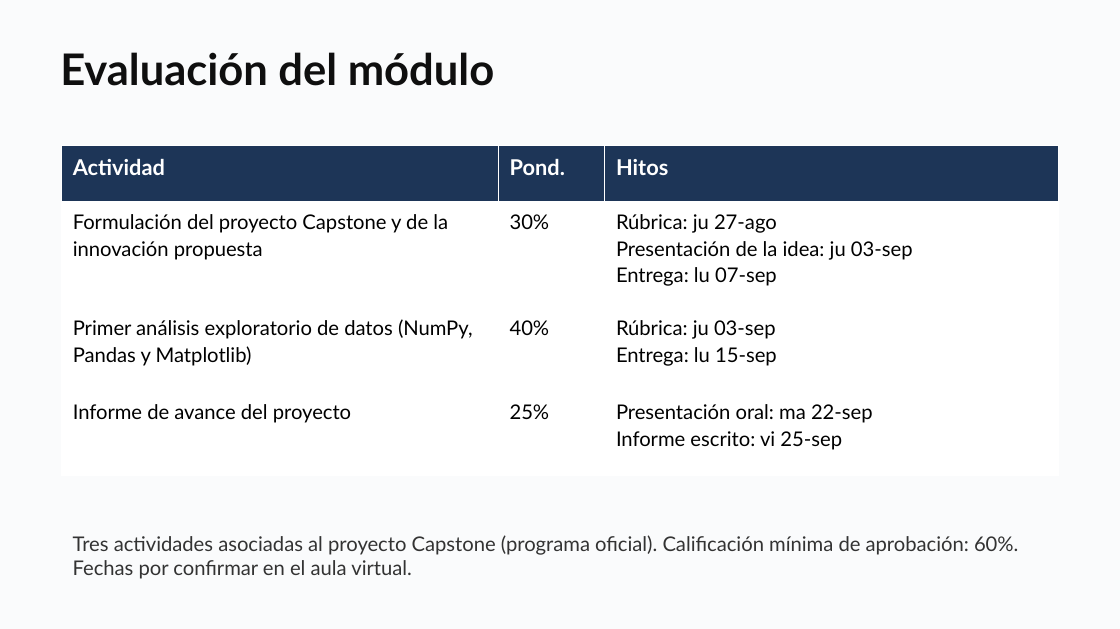
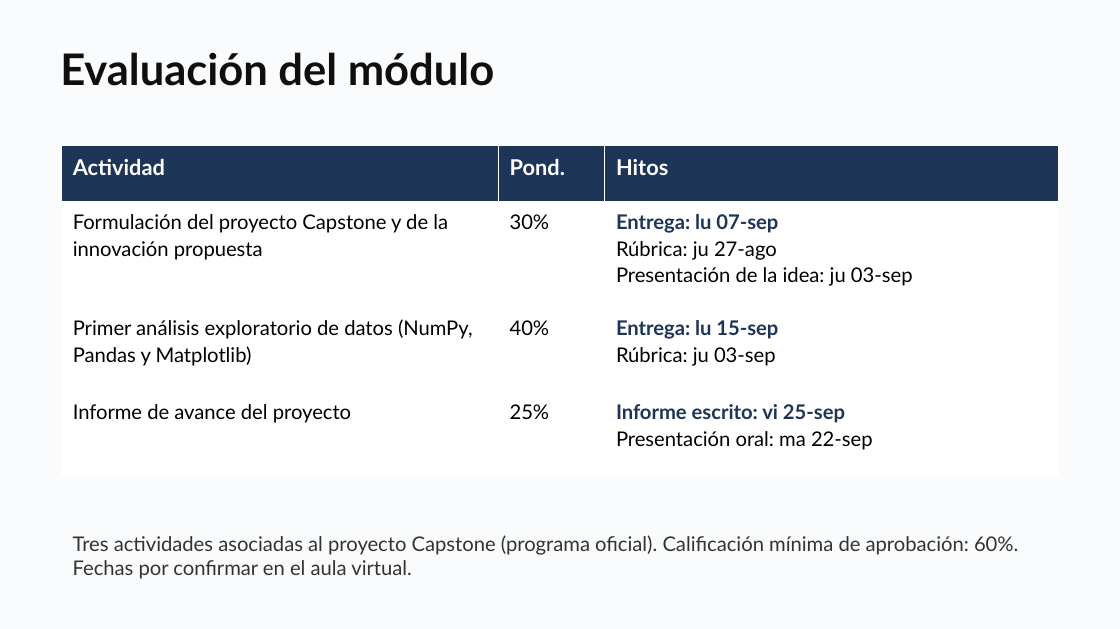
Before and after one commit to daniopitz/diplomado-cdd, a slide deck: slide 10 of presentaciones/clase01_fundamentos_ecosistema.pptx. Drawn at 1120x629 pixels with LibreOffice and Linux fonts; fonts in the diff are those of the drawing. Boxes give left, top, right and bottom in pixels: in the first picture for what was removed or moved away, otherwise in the second. Text is boxed around its words. In the diff, an @@ line names an element or a change of style, - is before the commit and + after.

```diff
--- a/presentaciones/clase01_fundamentos_ecosistema.pptx
+++ b/presentaciones/clase01_fundamentos_ecosistema.pptx
@@ table at <box>62,146,1058,476</box> @@
-row 2, column 3: Rúbrica: ju 27-ago / Presentación de la idea: ju 03-sep / Entrega: lu 07-sep
+row 2, column 3: Entrega: lu 07-sep / Rúbrica: ju 27-ago / Presentación de la idea: ju 03-sep
-row 3, column 3: Rúbrica: ju 03-sep / Entrega: lu 15-sep
+row 3, column 3: Entrega: lu 15-sep / Rúbrica: ju 03-sep
-row 4, column 3: Presentación oral: ma 22-sep / Informe escrito: vi 25-sep
+row 4, column 3: Informe escrito: vi 25-sep / Presentación oral: ma 22-sep
```
Also in this commit, not shown: 2 other files.
